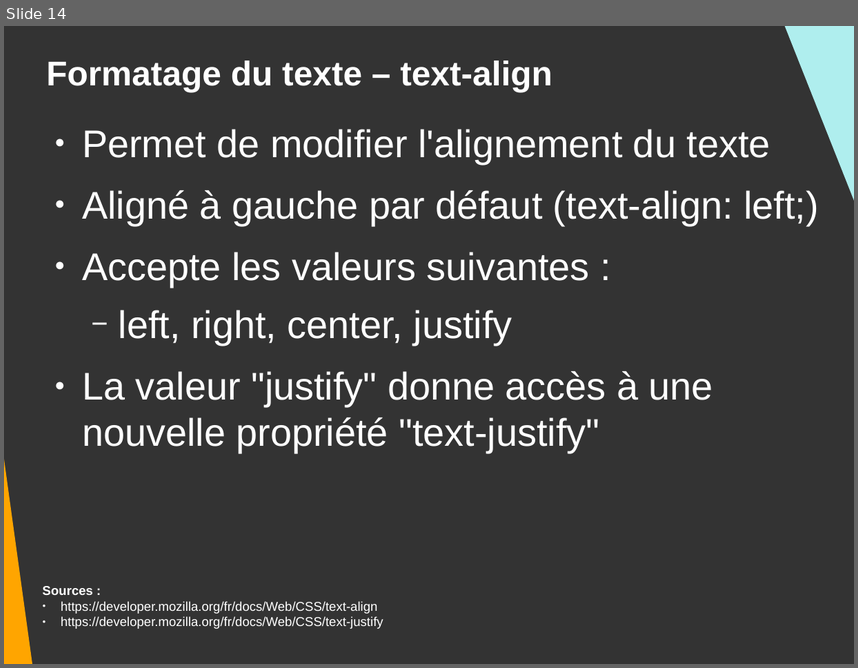
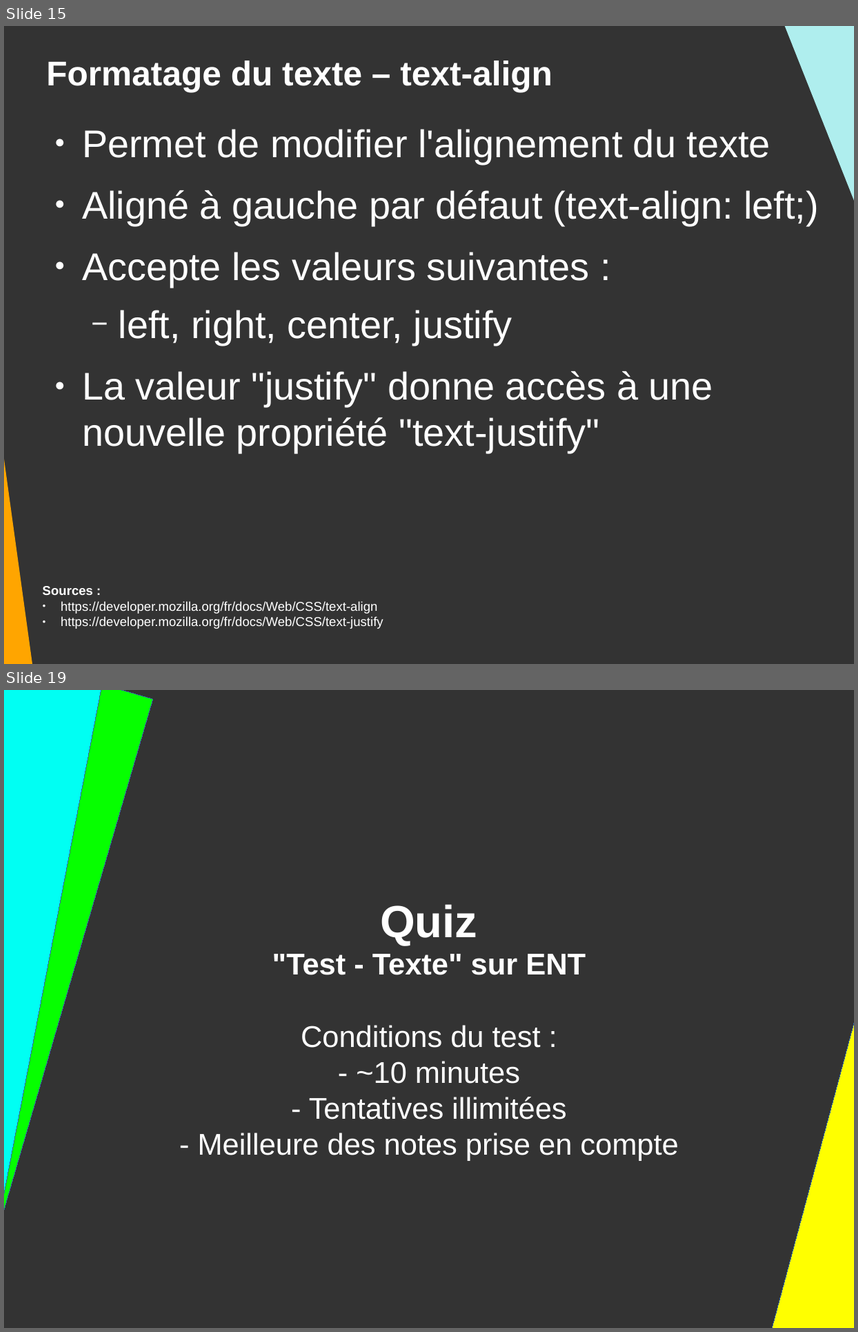
Before and after one commit to DanYellow/presentations, a slide deck: mmi/html/travaux-pratiques/numero-3/presentation.odp. Shown one above the other, each under a label of ours: slide 14 before the commit, slides 15 and 19 after it; the slides between them are not shown. The pictures are 858x668 and 858x1332 pixels, drawn with LibreOffice and Linux fonts; fonts in the diff are those of the drawing. Boxes give left, top, right and bottom in pixels: in the first picture for what was removed or moved away, otherwise in the second. Text is boxed around its words. In the diff, an @@ line names an element or a change of style, - is before the commit and + after.

```diff
--- a/mmi/html/travaux-pratiques/numero-3/presentation.odp
+++ b/mmi/html/travaux-pratiques/numero-3/presentation.odp
@@ slide 19 added at [4,690,854,1328], background #333333 @@
@@ rectangle added at [4,690,154,1216], fill #06FF00, outline #3465A4 0 pt @@
@@ rectangle added at [4,690,104,1216], fill #00FFF3, outline #3465A4 0 pt @@
@@ title added at [380,904,477,945], 42 pt, text #FFFFFF, bold @@
+Quiz
@@ right triangle added at [764,914,854,1328], fill #FFFF00, outline #3465A4 0 pt @@
@@ title added at [198,954,678,1161], 28 pt, text #FFFFFF @@
+"Test - Texte" sur ENT
+Conditions du test :
+- ~10 minutes
+- Tentatives illimitées
+- Meilleure des notes prise en compte
@@ what was slide 14 is now slide 15 @@
```
Also in this commit, not shown: 9 slides changed, 15 other slides added, 6 other files.
